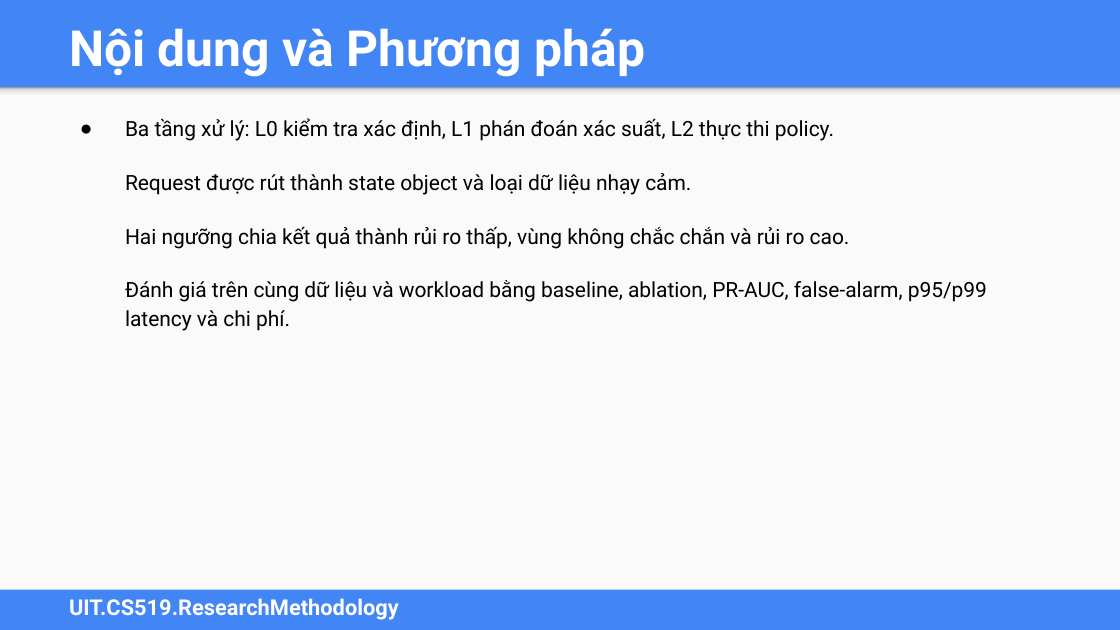
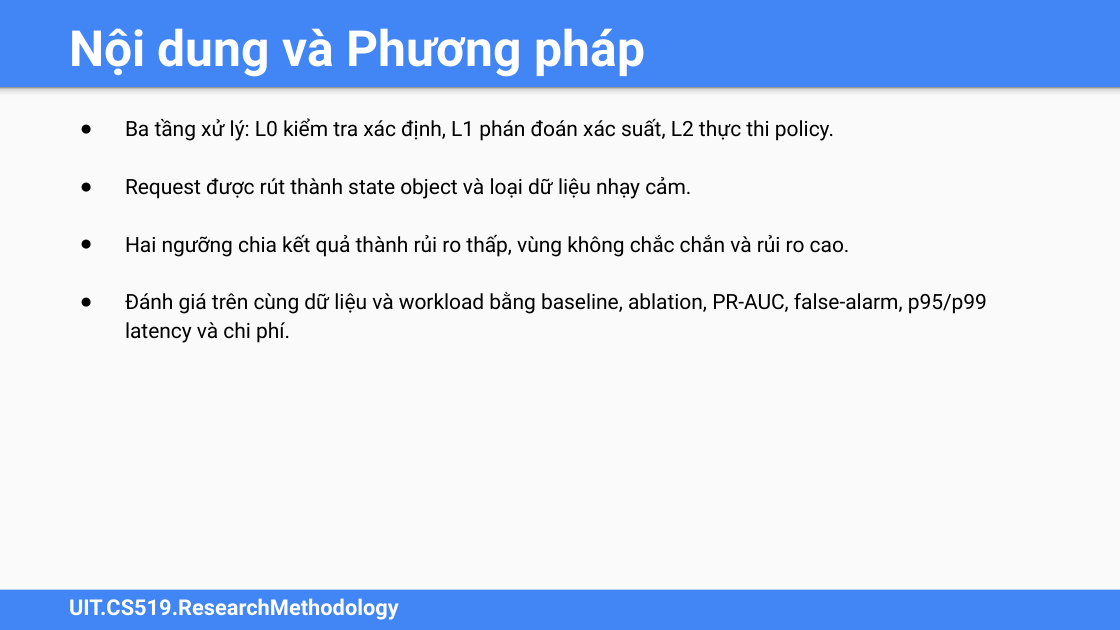
Before and after one commit to Dcode-D/CS2205-de-cuong, a slide deck: slide 7 of CS2205_API_Injection_DeCuong_Slides.pptx. Drawn at 1120x630 pixels with LibreOffice and Linux fonts; fonts in the diff are those of the drawing. Boxes give left, top, right and bottom in pixels: in the first picture for what was removed or moved away, otherwise in the second. Text is boxed around its words. In the diff, an @@ line names an element or a change of style, - is before the commit and + after.

```diff
--- a/CS2205_API_Injection_DeCuong_Slides.pptx
+++ b/CS2205_API_Injection_DeCuong_Slides.pptx
@@ text at <box>125,177,987,343</box>: bullet none to ●; less space between paragraphs @@
```
Also in this commit, not shown: 5 other slides changed, 1 other file.
